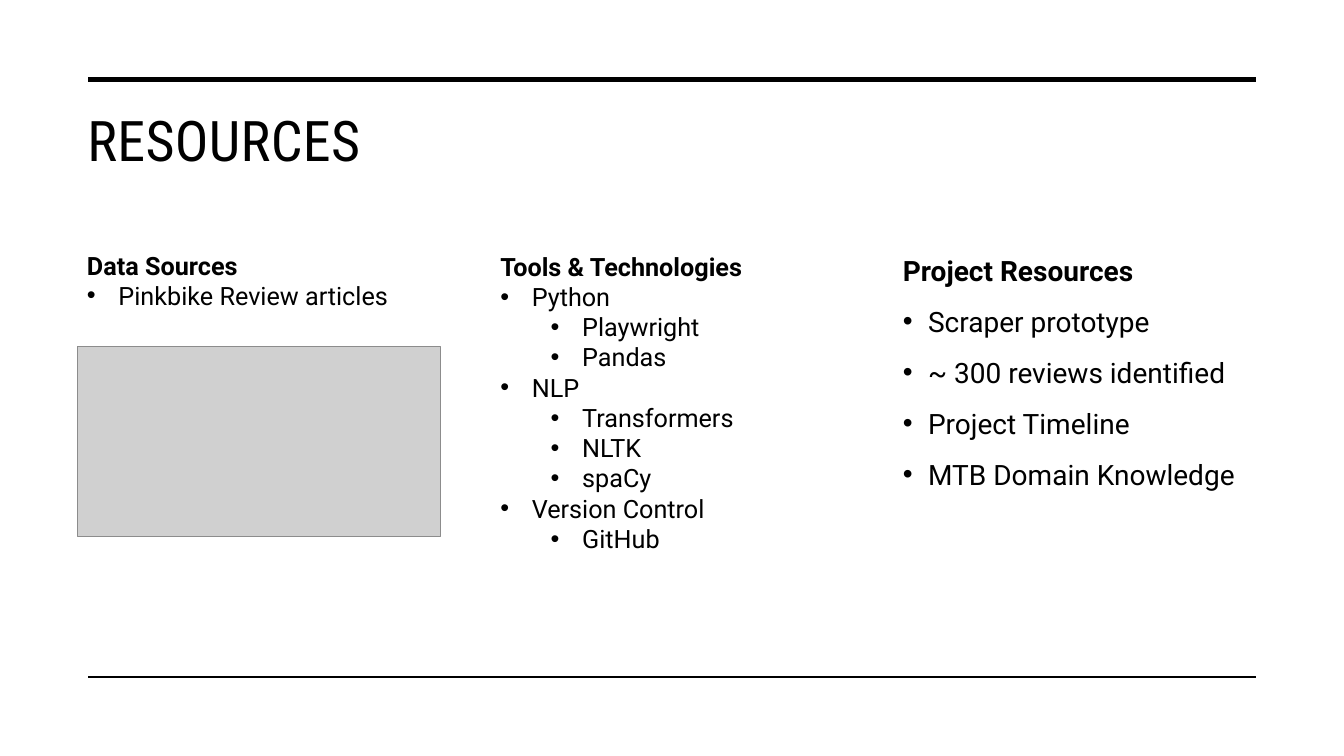
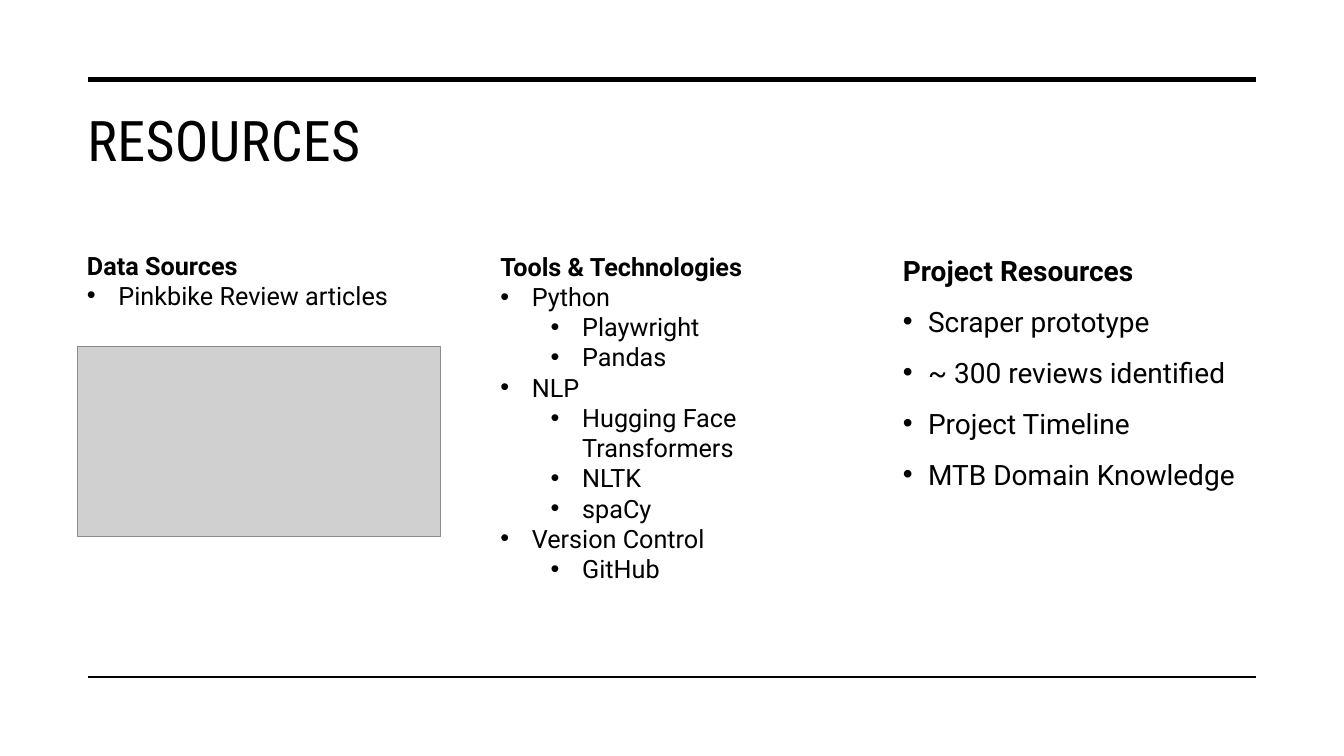
Before and after one commit to Austin-Engstrom/capstone-ds785, a slide deck: slide 5 of project_documents/DS785_Presentation1.pptx. Drawn at 1344x756 pixels with LibreOffice and Linux fonts; fonts in the diff are those of the drawing; grey boxes stand for pictures. Boxes give left, top, right and bottom in pixels: in the first picture for what was removed or moved away, otherwise in the second. Text is boxed around its words. In the diff, an @@ line names an element or a change of style, - is before the commit and + after.

```diff
--- a/project_documents/DS785_Presentation1.pptx
+++ b/project_documents/DS785_Presentation1.pptx
@@ text at (582, 409, 737, 458): text changed @@
-  • Transformers
+  • Hugging Face Transformers
```
Also in this commit, not shown: 1 other slide changed, 1 other file.
